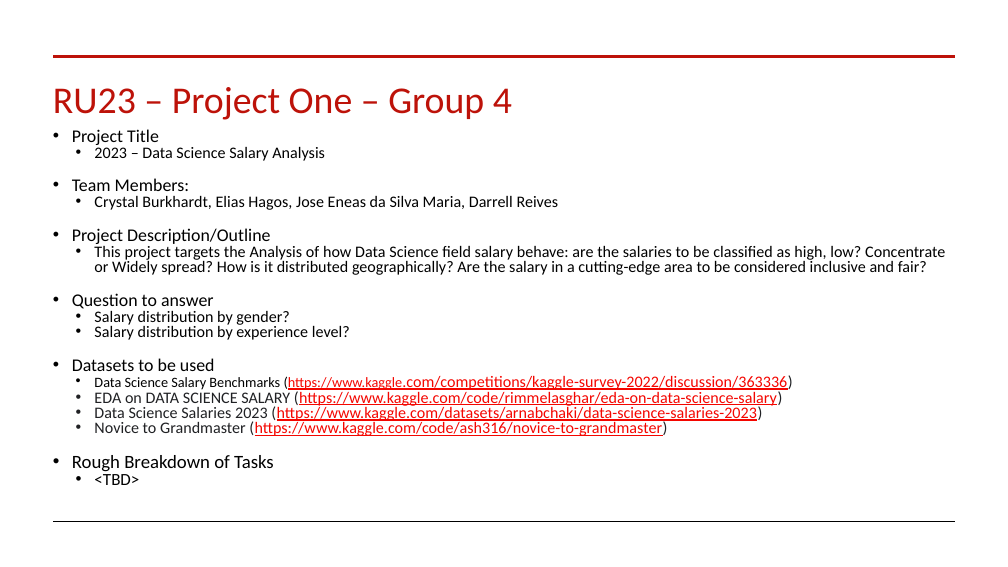
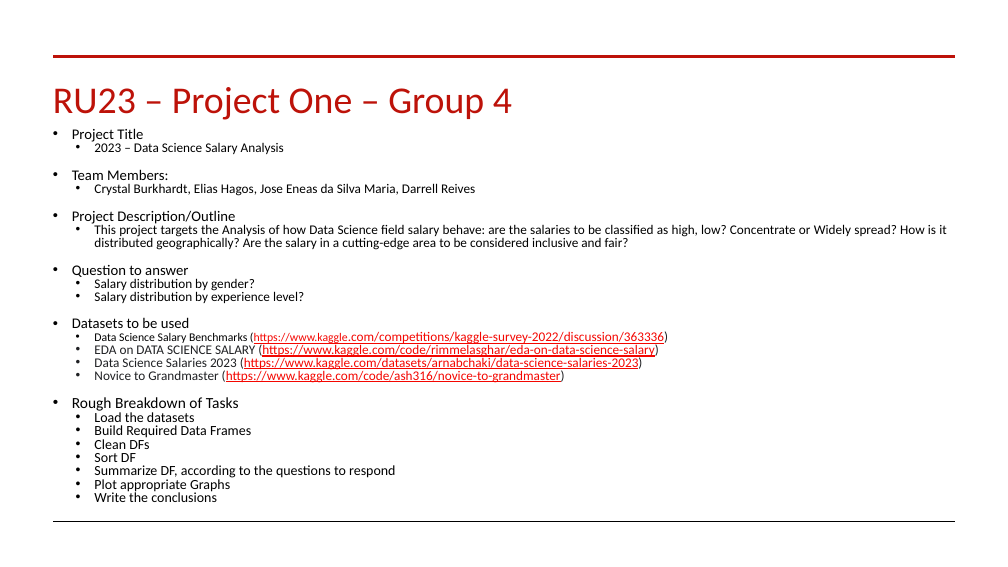
Before and after one commit to joseeneas/RB_Module_08_Project_01, a slide deck: slide 2 of ProjectOne-Group4-ProjectProposal.pptx. Drawn at 1008x567 pixels with LibreOffice and Linux fonts; fonts in the diff are those of the drawing. Boxes give left, top, right and bottom in pixels: in the first picture for what was removed or moved away, otherwise in the second. Text is boxed around its words. In the diff, an @@ line names an element or a change of style, - is before the commit and + after.

```diff
--- a/ProjectOne-Group4-ProjectProposal.pptx
+++ b/ProjectOne-Group4-ProjectProposal.pptx
@@ text at box(72, 128, 946, 413): size 17 to 14 pt in "Project Title", "Team Members:", "Project Description/Outline", "Question to answer" and 1 more places; size 15.3 to 12.6 pt in "2023 – Data Science Salary Analysis", "Crystal Burkhardt, Elias Hagos, Jose Eneas da ...", "This project targets the Analysis of how ...", "Salary distribution by gender?" and 5 more places; size 13.6 to 11.2 pt in "Data Science Salary Benchmarks (https://www.kaggle.com/compe ..."; size 17.9 to 14.7 pt in "Rough Breakdown of Tasks" @@
@@ text at box(94, 410, 395, 502): text changed; size 16.1 to 13.3 pt @@
-  • <TBD>
+  • Load the datasets
+  • Build Required Data Frames
+  • Clean DFs
+  • Sort DF
+  • Summarize DF, according to the questions to respond
+  • Plot appropriate Graphs
+  • Write the conclusions
```
